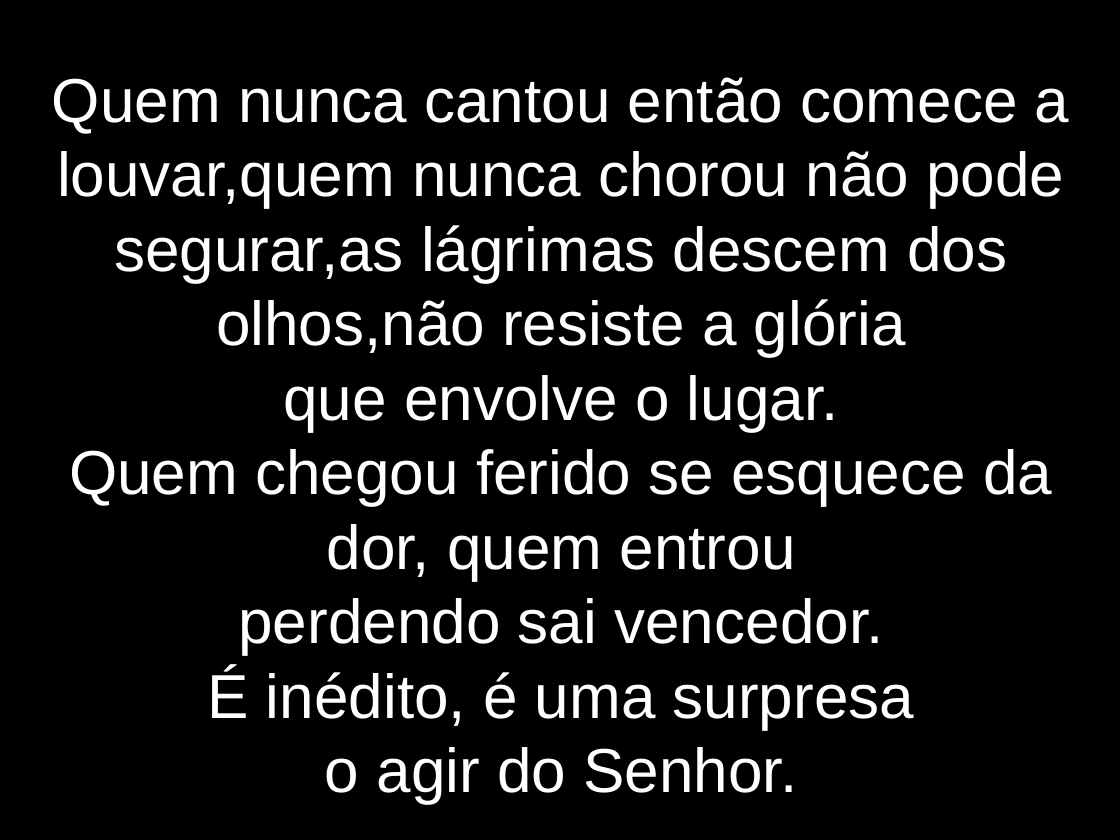
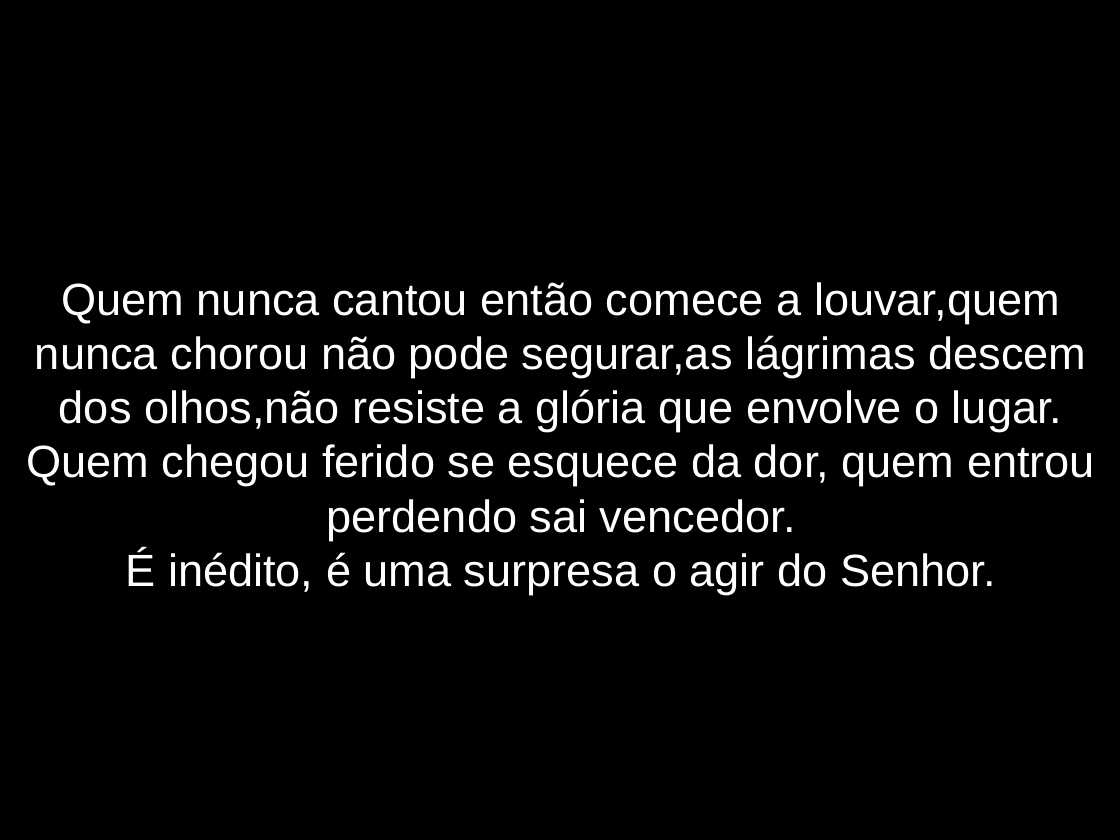
Before and after one commit to lazaroness/ChurchFiles, a slide deck: slide 9 of Elshaday/LetrasApresentacao/EInedito.odp. Drawn at 1120x840 pixels with LibreOffice and Linux fonts; fonts in the diff are those of the drawing. Boxes give left, top, right and bottom in pixels: in the first picture for what was removed or moved away, otherwise in the second. Text is boxed around its words. In the diff, an @@ line names an element or a change of style, - is before the commit and + after.

```diff
--- a/Elshaday/LetrasApresentacao/EInedito.odp
+++ b/Elshaday/LetrasApresentacao/EInedito.odp
@@ subtitle at [26,282,1095,594]: text changed; size 44 to 32 pt @@
-Quem nunca cantou então comece a louvar,quem nunca chorou não pode segurar,as lágrimas descem dos olhos,não resiste a glória
-que envolve o lugar.
-Quem chegou ferido se esquece da dor, quem entrou
-perdendo sai vencedor.
-É inédito, é uma surpresa
-o agir do Senhor.
+Quem nunca cantou então comece a louvar,quem nunca chorou não pode segurar,as lágrimas descem dos olhos,não resiste a glória que envolve o lugar.
+Quem chegou ferido se esquece da dor, quem entrou perdendo sai vencedor.
+É inédito, é uma surpresa o agir do Senhor.
```
Also in this commit, not shown: 10 other slides changed, 1 slide added, 15 other files.
